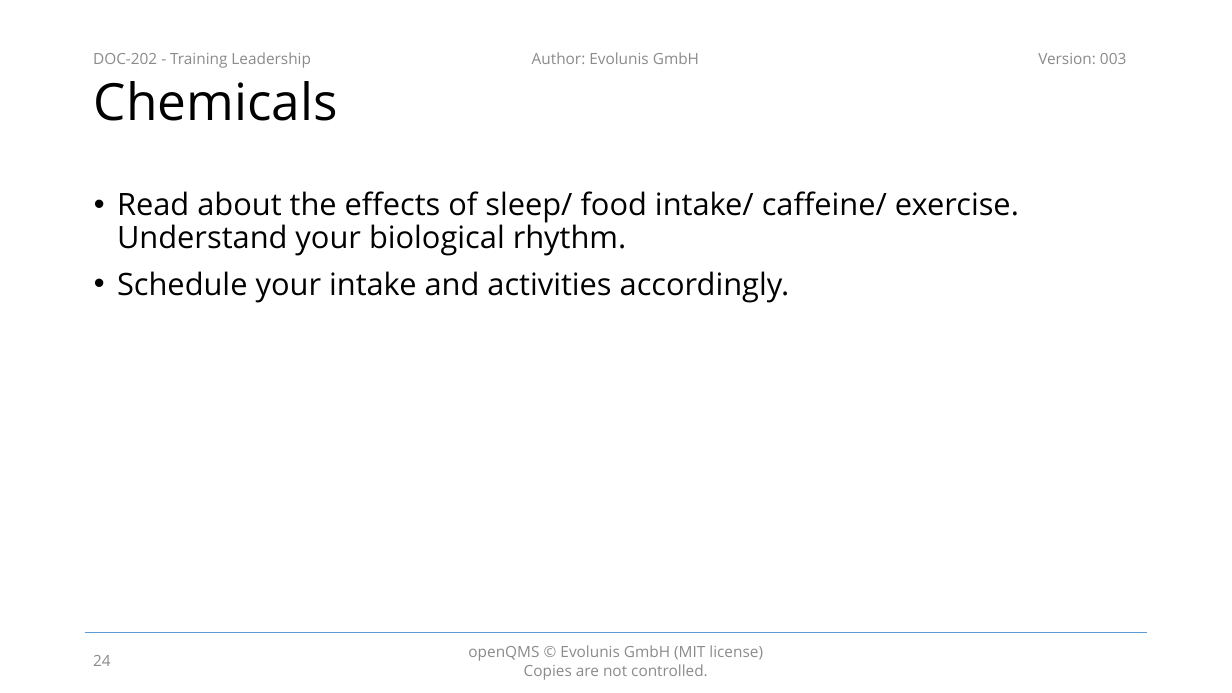
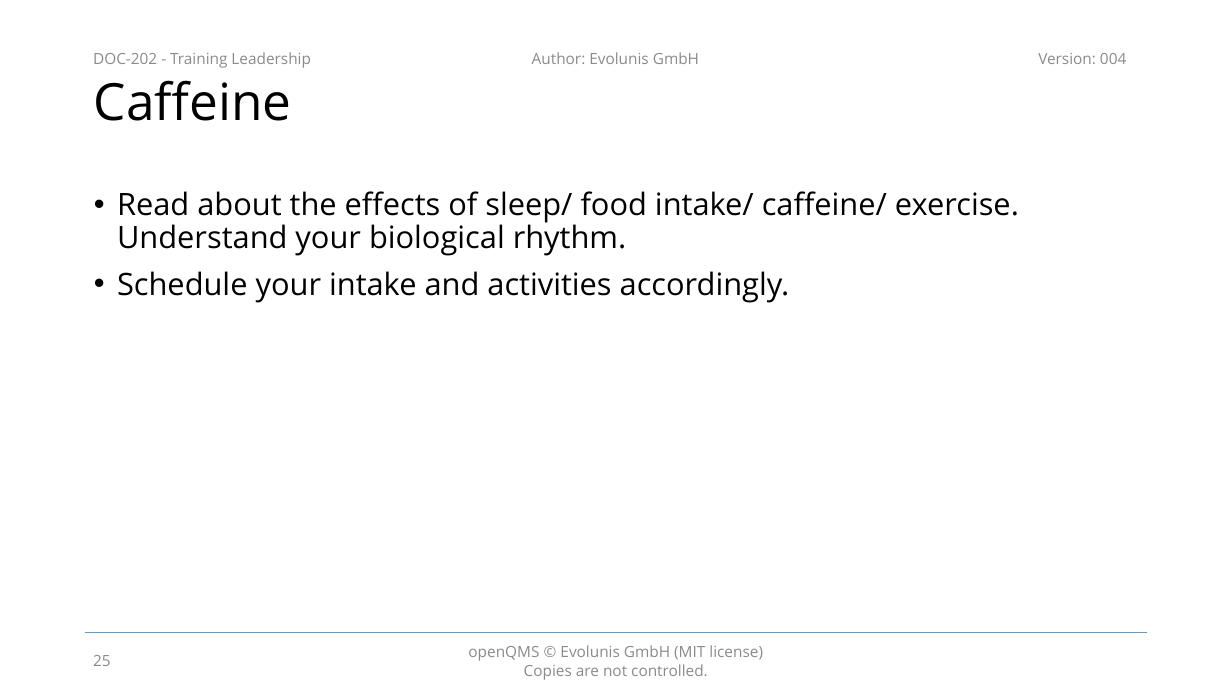
Before and after one commit to evolunis/openQMS, a slide deck: slide 25 of 2. Design and Development/DOC-202 - Training Leadership.pptx (slide 24 before the commit). Drawn at 1232x693 pixels with LibreOffice and Linux fonts; fonts in the diff are those of the drawing; background and template pictures are left out. Boxes give left, top, right and bottom in pixels: in the first picture for what was removed or moved away, otherwise in the second. Text is boxed around its words. In the diff, an @@ line names an element or a change of style, - is before the commit and + after.

```diff
--- a/2. Design and Development/DOC-202 - Training Leadership.pptx
+++ b/2. Design and Development/DOC-202 - Training Leadership.pptx
@@ text at (1038, 53, 1126, 64): text changed @@
-Version: 003
+Version: 004
@@ title at (94, 80, 292, 121): text changed @@
-Chemicals
+Caffeine
@@ page number at (93, 655, 111, 666): text changed @@
-24
+25
```
Also in this commit, not shown: 24 other slides changed, 3 slides added.
